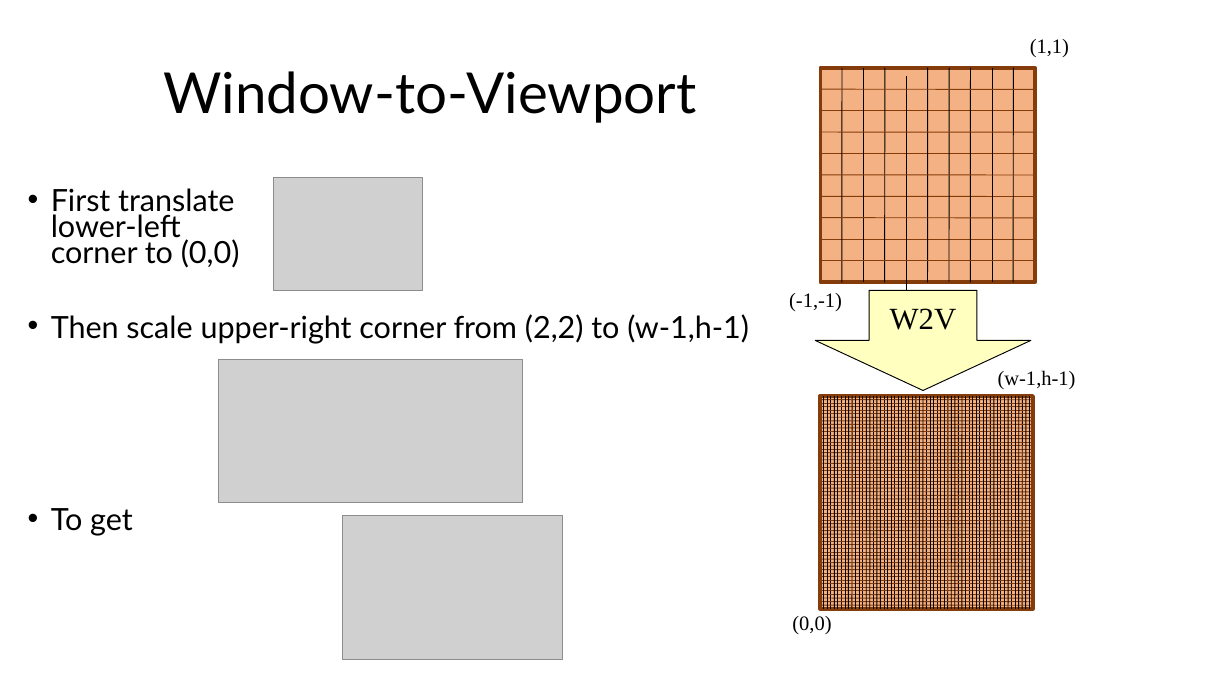
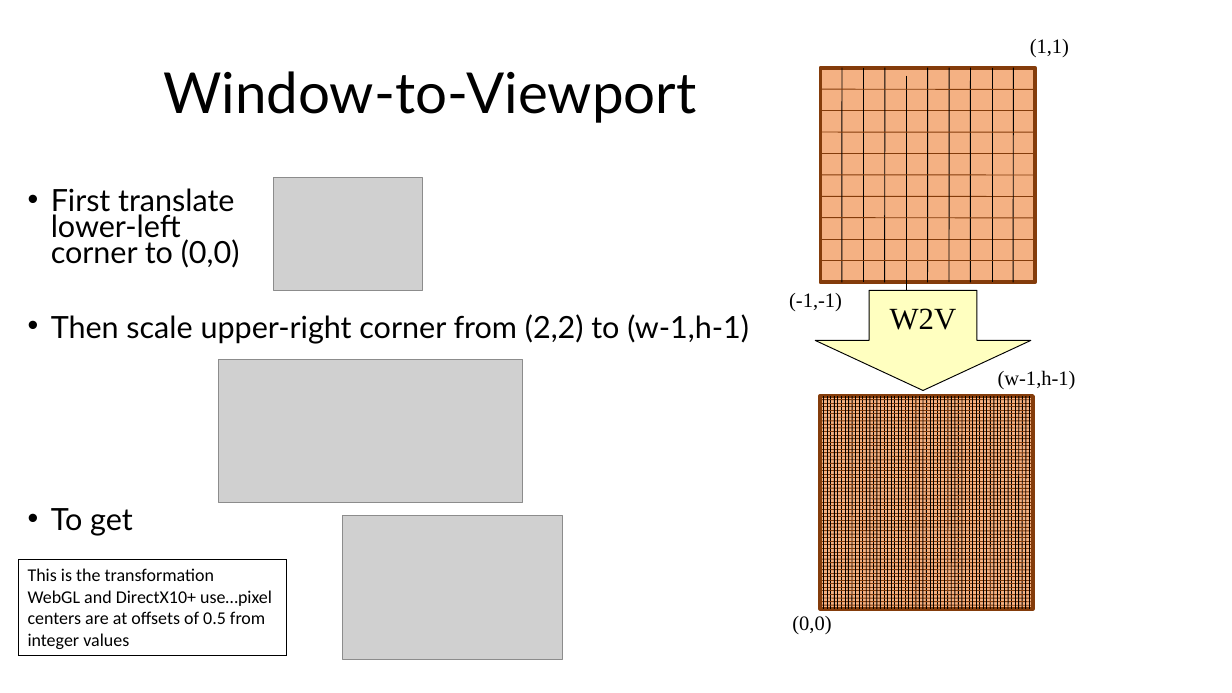
Before and after one commit to illinois-cs418/cs418CourseMaterial, a slide deck: slide 21 of Lectures/CS418-Lecture3-Transformations.pptx. Drawn at 1232x693 pixels with LibreOffice and Linux fonts; fonts in the diff are those of the drawing; grey boxes stand for pictures. Boxes give left, top, right and bottom in pixels: in the first picture for what was removed or moved away, otherwise in the second. Text is boxed around its words. In the diff, an @@ line names an element or a change of style, - is before the commit and + after.

```diff
--- a/Lectures/CS418-Lecture3-Transformations.pptx
+++ b/Lectures/CS418-Lecture3-Transformations.pptx
@@ rectangle added at [18, 559, 287, 655], outline #000000 0.75 pt, 14 pt, text #000000 @@
+This is the transformation
+WebGL and DirectX10+ use…pixel centers are at offsets of 0.5 from integer values
```
Also in this commit, not shown: 2 other slides changed.
